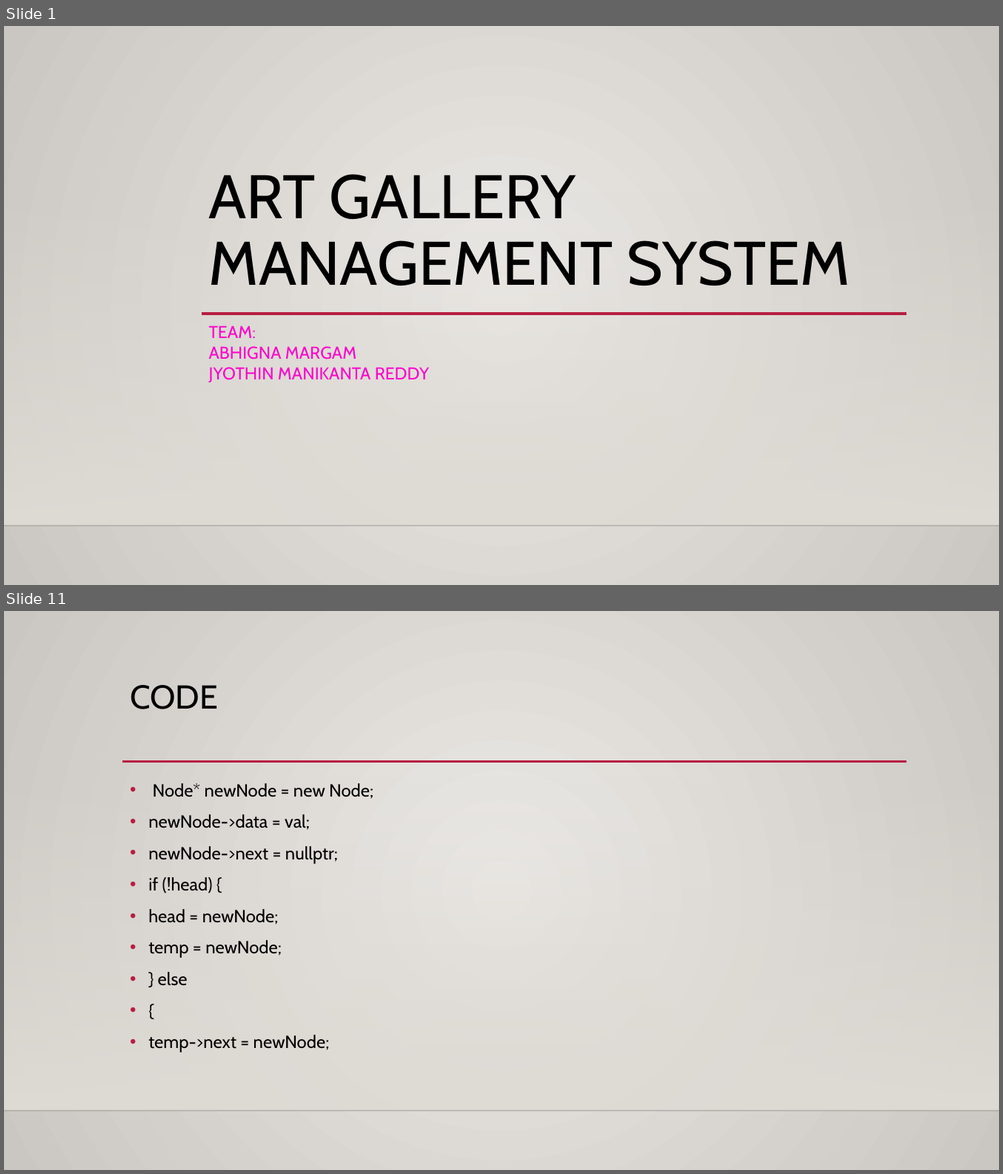
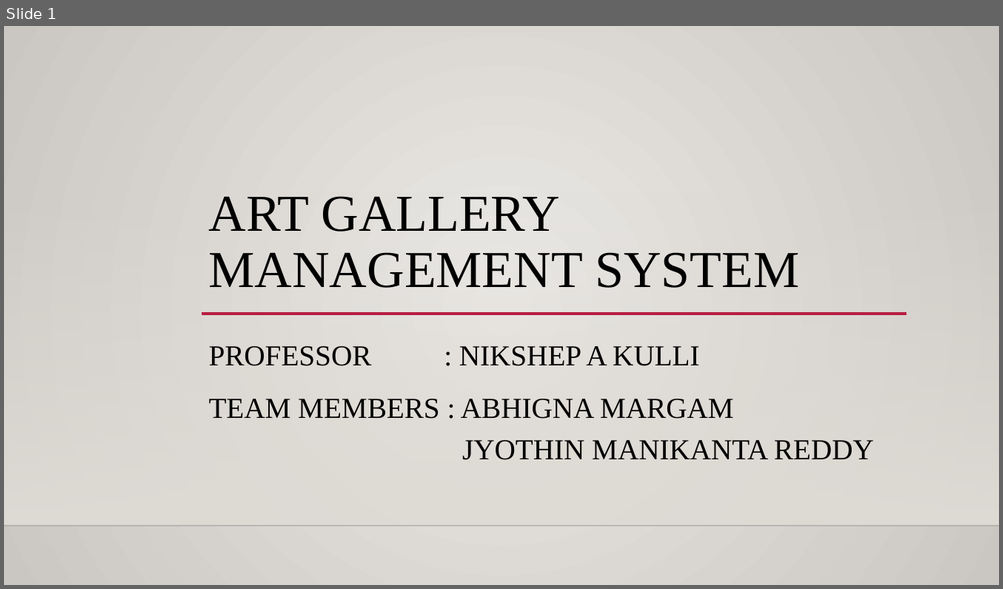
Before and after one commit to Abhigna1975/ART-GALLERY-MANAGEMENT-SYSTEM-PROJECT, a slide deck: Art Gallery Management System ppt.pptx. Shown one above the other, each under a label of ours: slides 1 and 11 before the commit, slide 1 after it; the slides between them are not shown. The pictures are 1003x1174 and 1003x589 pixels, drawn with LibreOffice and Linux fonts; fonts in the diff are those of the drawing; background and template pictures are left out. Boxes give left, top, right and bottom in pixels: in the first picture for what was removed or moved away, otherwise in the second. Text is boxed around its words. In the diff, an @@ line names an element or a change of style, - is before the commit and + after.

```diff
--- a/Art Gallery Management System ppt.pptx
+++ b/Art Gallery Management System ppt.pptx
@@ slide 11 removed at (4,611,999,1170), background gradient #ECEAE7 to #CAC7C1; not listed: 2 template elements that a slide beside it also shows @@
@@ title removed at (130,685,218,709) @@
-CODE
@@ line removed from (122, 762) to (907, 762) @@
@@ text removed at (148,783,373,1053) @@
-• Node* newNode = new Node;
-• newNode->data = val;
-• newNode->next = nullptr;
-• if (!head) {
-• head = newNode;
-• temp = newNode;
-• } else
-• {
-• temp->next = newNode;
@@ slide 1 changed as well @@
@@ title "ART GALLERY MANAGEMENT SYSTEM" at (209,196,799,288): size 59.4 to 50 pt, font Cabin to Times New Roman @@
@@ subtitle at (209,346,874,460): text changed; size 16.6 to 28 pt; font Cabin to Times New Roman; text colour #FC05CB to #000000 @@
-TEAM:
-ABHIGNA MARGAM
-JYOTHIN MANIKANTA REDDY
+PROFESSOR : NIKSHEP A KULLI
+TEAM MEMBERS : ABHIGNA MARGAM
+JYOTHIN MANIKANTA REDDY
```
Also in this commit, not shown: 6 other slides changed, 18 other slides removed, 31 other files.
